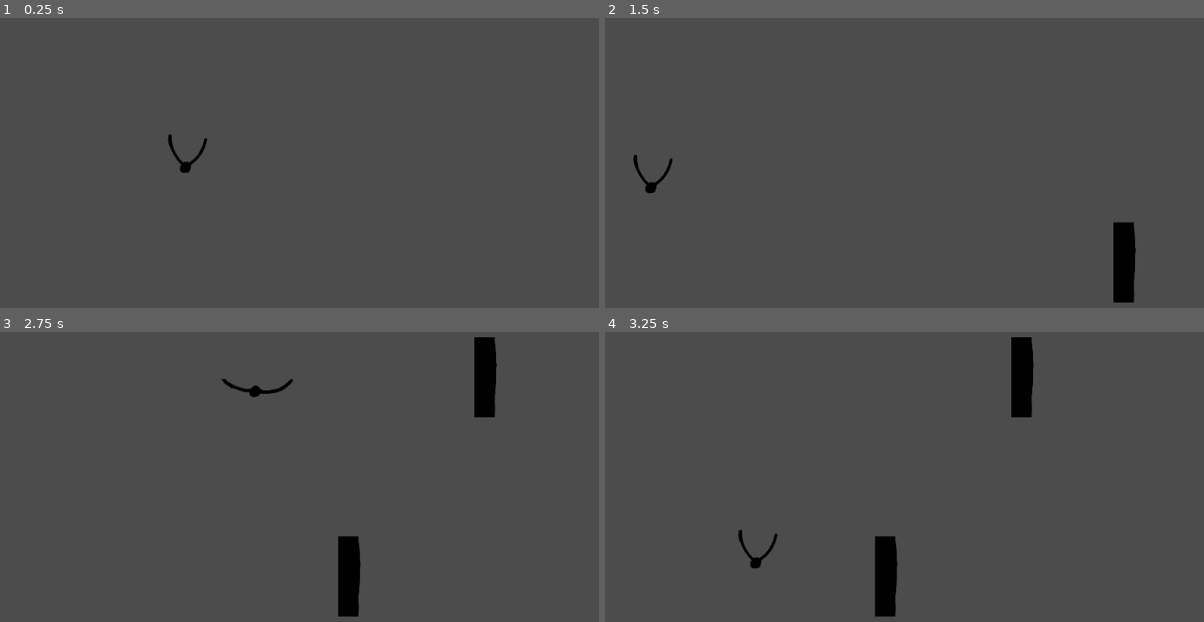
Above: before the commit, frames 1-4 (two rows, left to right).
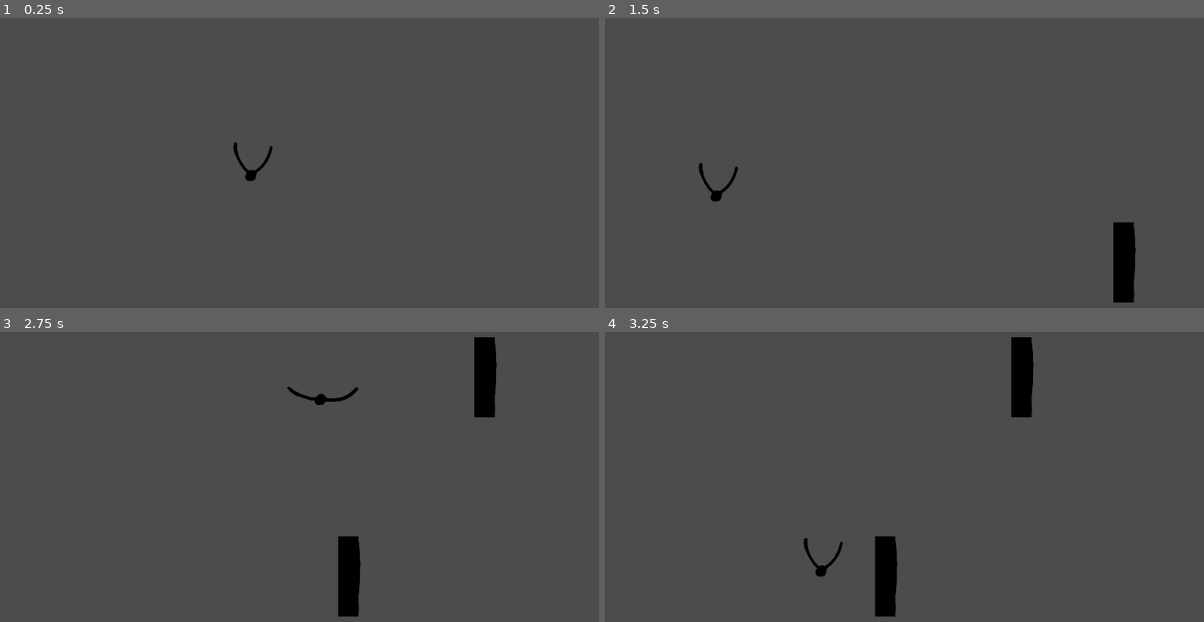
Above: after the commit, the same moments.

Repository: Coursaux/String-game
Game: Godot game, scene res://Main.tscn
Same seed, same stepped clock (60 frames per second), same inputs: the game is played once before the commit and once after it.
Inputs (mouse positions are in pixels of both pictures, inside the frame that each line leads up to):
- Up to frame 1 (0.25 s): no input
- Up to frame 2 (1.5 s): move the mouse to (1006, 154) at 0.52 s; move the mouse to (712, 194) at 1.27 s
- Up to frame 3 (2.75 s): move the mouse to (317, 398) at 2.02 s
- Up to frame 4 (3.25 s): move the mouse to (820, 569) at 2.77 s

The runs differ from the first frame. In frame 1, 0.4% of the frame differs, in the area x 27-46%, y 40-57%; in frame 2, 0.4%; in frame 3, 0.4%, in the area x 36-60%, y 16-26%; in frame 4, 0.4%.

Commit message:
mouse works baby

Diff:
--- a/String/Character.gd
+++ b/String/Character.gd
@@ -1,9 +1,37 @@
 extends KinematicBody2D
+
+
+# all for positions
+var absolute_override = Vector2(0, 0)
+var previous = Vector2(0, 0)
+var current = Vector2(0, 0)
+
 
 func _input(event):
    # Mouse in viewport coordinates
 	if event is InputEventMouseMotion:
-		# set_position(event.position)
-		var collision = move_and_collide(event.relative)
+		#relative = event.relative
+		current = event.position
+
+func set_mouse_position(custom_absolute):
+	absolute_override = custom_absolute
+
+func _physics_process(delta):
+	if absolute_override:
+		set_position(absolute_override)
+		#print("absolute_override", absolute_override)
+		previous = absolute_override
+		absolute_override = Vector2(0, 0)
+		print(previous)
+
+	elif current:
+		var relative = current - previous
+		#print("relative", relative)
+		var collision = move_and_collide(relative)
 		if collision:
 			get_tree().quit()
+		previous = current
+		current = Vector2(0, 0)
+
+	if is_on_ceiling() or is_on_wall() or is_on_floor():
+		print("epic gamer moment")
--- a/String/Character.tscn
+++ b/String/Character.tscn
@@ -24,7 +24,7 @@
 
 [node name="character" type="KinematicBody2D"]
 
-position = Vector2( 64, 64 )
+position = Vector2( 64.5987, 64 )
 scale = Vector2( 1.5, 1.5 )
 input_pickable = false
 collision_layer = 1
@@ -38,7 +38,7 @@
 
 [node name="AnimatedSprite" type="AnimatedSprite" parent="." index="0"]
 
-position = Vector2( 0, 4.76837e-07 )
+position = Vector2( 0, 4.76837e-007 )
 scale = Vector2( 0.284444, 0.284444 )
 frames = SubResource( 1 )
 animation = "default"
--- a/String/Main.gd
+++ b/String/Main.gd
@@ -5,13 +5,14 @@
 # var b = "textvar"
 
 func _ready():
+	pass
 	# Called when the node is added to the scene for the first time.
 	# Initialization here
-	Input.set_mouse_mode(Input.MOUSE_MODE_HIDDEN)
-	# print(get_viewport().get_mouse_position())
-	#print()
-	#print(get_viewport().size.y)
-	get_viewport().warp_mouse(get_viewport().size / 2)
+	#Input.set_mouse_mode(Input.MOUSE_MODE_HIDDEN)
+
+	var screen_center = get_viewport().size / 2
+	get_viewport().warp_mouse(screen_center)
+	$character.set_mouse_position(screen_center)
 
 #func _process(delta):
 #	# Called every frame. Delta is time since last frame.
--- a/String/Main.tscn
+++ b/String/Main.tscn
@@ -3,7 +3,7 @@
 [ext_resource path="res://Main.gd" type="Script" id=1]
 [ext_resource path="res://Character.tscn" type="PackedScene" id=2]
 
-[node name="Main" type="Node" index="0"]
+[node name="Main" type="Node"]
 
 script = ExtResource( 1 )
 
